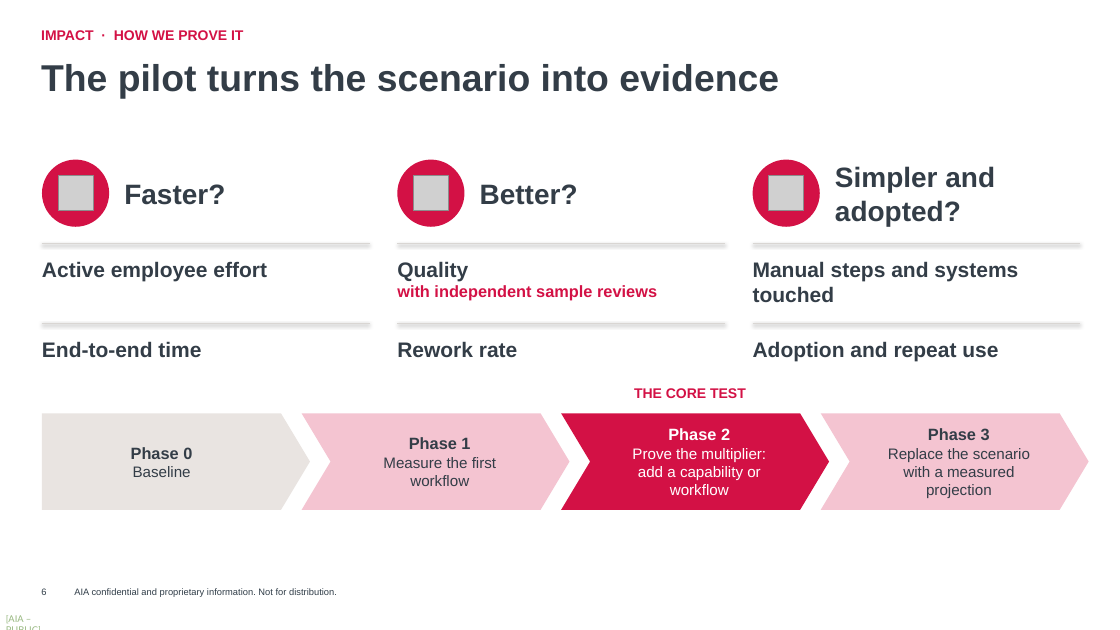
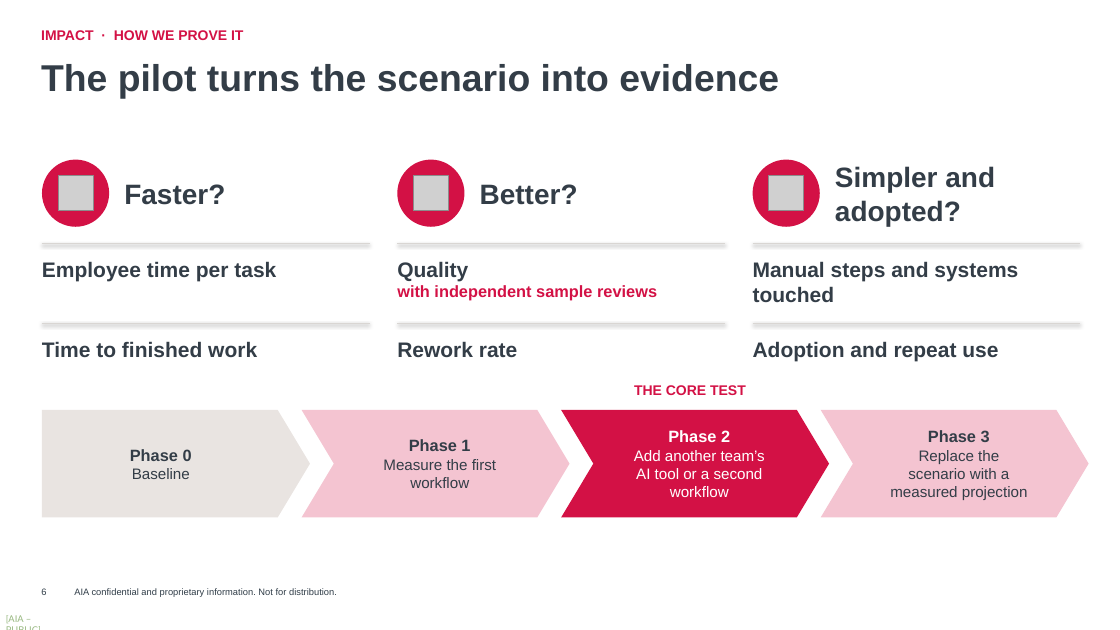
Before and after one commit to harrysokool/playground, a slide deck: slide 6 of ppt/group_inno_award/Riley_Submission_Deck_Opus.pptx. Drawn at 1120x630 pixels with LibreOffice and Linux fonts; fonts in the diff are those of the drawing; grey boxes stand for pictures; background and template pictures are left out. Boxes give left, top, right and bottom in pixels: in the first picture for what was removed or moved away, otherwise in the second. Text is boxed around its words. In the diff, an @@ line names an element or a change of style, - is before the commit and + after.

```diff
--- a/ppt/group_inno_award/Riley_Submission_Deck_Opus.pptx
+++ b/ppt/group_inno_award/Riley_Submission_Deck_Opus.pptx
@@ text at (x1=42, y1=261, x2=276, y2=281): text changed @@
-Active employee effort
+Employee time per task
@@ text at (x1=42, y1=341, x2=257, y2=357): text changed @@
-End-to-end time
+Time to finished work
@@ pentagon arrow "Phase 0" resized from (x1=42, y1=413, x2=310, y2=510) to (x1=42, y1=410, x2=310, y2=518) @@
@@ chevron "Phase 1" resized from (x1=302, y1=413, x2=570, y2=510) to (x1=302, y1=410, x2=570, y2=518) @@
@@ chevron "Phase 2" resized from (x1=561, y1=413, x2=829, y2=510) to (x1=561, y1=410, x2=829, y2=518) @@
@@ chevron "Phase 3" resized from (x1=821, y1=413, x2=1089, y2=510) to (x1=821, y1=410, x2=1089, y2=518) @@
@@ text in chevron at (x1=634, y1=450, x2=765, y2=497): text changed @@
-Prove the multiplier: add a capability or workflow
+Add another team’s AI tool or a second workflow
```
Also in this commit, not shown: 7 other slides changed.
